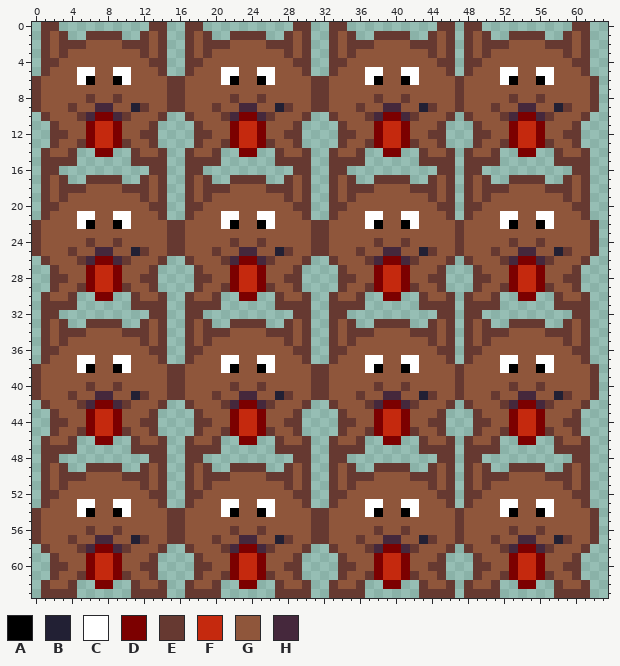
Pixel-art sprite -- Godot/Assets/Player Character/Walk.png. That is the earlier state.
The file is 64x64 pixels.
Palette (. is transparent): A #000000  B #222034  C #ffffff  D #7c0000  E #663931  F #c5290e  G #8f563b  H #45283c
Pixels before (only the part around the change), first column x 41:
 0 ....EE.EE..........EE..
 1 E..EGE.EGE..EEEE..EGE..
 2 GEEEGE.EGEEEGGGGEEEGE..
 3 GGGEGE.EGEGGGGGGGGEGE..
 4 GGGGEE.EEGGGGGGGGGGEE..
 5 CCGGGE.EGGGCCGGCCGGGE..
 6 ACGGGGEGGGGCAGGACGGGGE.
 7 GGGGGGEGGGGGGGGGGGGGGE.
 8 EGGGGGEGGGGGEGGEGGGGGE.
 9 GGBEGGEGGGEGGHHGGBEGGE.
10 HEGGGE.EGGGEHDDHEGGGE..
11 DGGGE...EGGGDFFDGGGE...
12 DGGEE...EEGGDFFDGGEE...
13 DEGGE...EGGEDFFDEGGE...
14 ..EGGE.EGGE..DD..EGGE..
15 ..EEEE.EEEE......EEEE..
16 ....EE.EE..........EE..
17 E..EGE.EGE..EEEE..EGE..
18 GEEEGE.EGEEEGGGGEEEGE..
19 GGGEGE.EGEGGGGGGGGEGE..
20 GGGGEE.EEGGGGGGGGGGEE..
21 CCGGGE.EGGGCCGGCCGGGE..
22 ACGGGGEGGGGCAGGACGGGGE.
23 GGGGGGEGGGGGGGGGGGGGGE.
24 EGGGGGEGGGGGEGGEGGGGGE.
25 GGBEGGEGGGEGGHHGGBEGGE.
26 HEGGGE.EGGGEHDDHEGGGE..
27 DGGGE...EGGGDFFDGGGE...
28 DGGEE...EEGGDFFDGGEE...
29 DEGGE...EGGEDFFDEGGE...
30 ..EGGE.EGGE..DD..EGGE..
31 ..EEEE.EEEE......EEEE..
32 ....EE.EE..........EE..
33 E..EGE.EGE..EEEE..EGE..
34 GEEEGE.EGEEEGGGGEEEGE..
35 GGGEGE.EGEGGGGGGGGEGE..
36 GGGGEE.EEGGGGGGGGGGEE..
37 CCGGGE.EGGGCCGGCCGGGE..
38 ACGGGGEGGGGCAGGACGGGGE.
39 GGGGGGEGGGGGGGGGGGGGGE.
40 EGGGGGEGGGGGEGGEGGGGGE.
41 GGBEGGEGGGEGGHHGGBEGGE.
42 HEGGGE.EGGGEHDDHEGGGE..
43 DGGGE...EGGGDFFDGGGE...
44 DGGEE...EEGGDFFDGGEE...
45 DEGGE...EGGEDFFDEGGE...
46 ..EGGE.EGGE..DD..EGGE..
47 ..EEEE.EEEE......EEEE..
48 ....EE.EE..........EE..
49 E..EGE.EGE..EEEE..EGE..
50 GEEEGE.EGEEEGGGGEEEGE..
51 GGGEGE.EGEGGGGGGGGEGE..
52 GGGGEE.EEGGGGGGGGGGEE..
53 CCGGGE.EGGGCCGGCCGGGE..
54 ACGGGGEGGGGCAGGACGGGGE.
55 GGGGGGEGGGGGGGGGGGGGGE.
56 EGGGGGEGGGGGEGGEGGGGGE.
57 GGBEGGEGGGEGGHHGGBEGGE.
58 HEGGGE.EGGGEHDDHEGGGE..
59 DGGGE...EGGGDFFDGGGE...
60 DGGEE...EEGGDFFDGGEE...
61 DEGGE...EGGEDFFDEGGE...
62 ..EGGE.EGGE..DD..EGGE..
63 ..EEEE.EEEE......EEEE..
The same view after the edit:
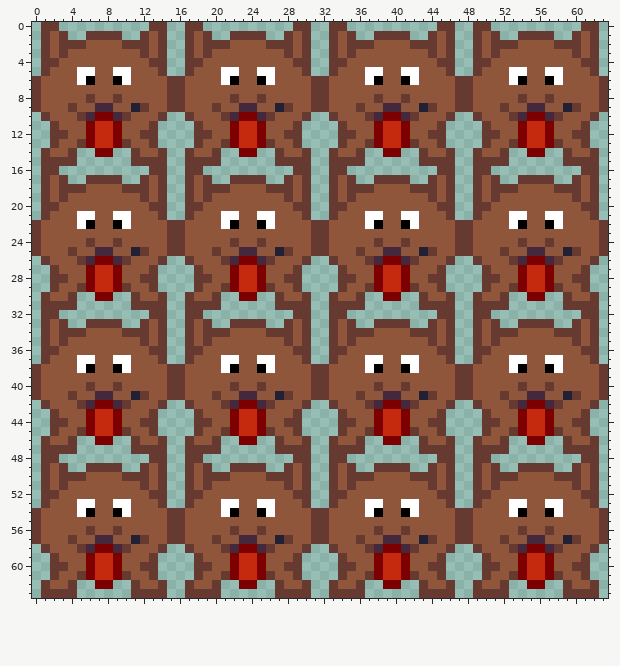
Difference:
Changed rows in their new state; - is an unchanged pixel.
first column x 48:
 0 .-E---------.-E-
 1 .EGE-.---E-.EGE-
 2 .EG--E---G--EGE-
 3 .EGE-------GEGE-
 4 .-E---------G-E-
 5 .E--G-C-G-C--GE-
 6 E---GCA-GAC---GE
 7 E-------------GE
 8 E----GE-GE----GE
 9 E--GE-G-H-GBE-GE
10 .E--GEH-DHE--GE-
11 -.E--GD-FD--GE--
12 -.-E-GD-FD-G-E--
13 -.E-GED-FDE-GE--
14 .E-GE-.-D-.E-GE-
15 .---E-----.---E-
16 .-E---------.-E-
17 .EGE-.---E-.EGE-
18 .EG--E---G--EGE-
19 .EGE-------GEGE-
20 .-E---------G-E-
21 .E--G-C-G-C--GE-
22 E---GCA-GAC---GE
23 E-------------GE
24 E----GE-GE----GE
25 E--GE-G-H-GBE-GE
26 .E--GEH-DHE--GE-
27 -.E--GD-FD--GE--
28 -.-E-GD-FD-G-E--
29 -.E-GED-FDE-GE--
30 .E-GE-.-D-.E-GE-
31 .---E-----.---E-
32 .-E---------.-E-
33 .EGE-.---E-.EGE-
34 .EG--E---G--EGE-
35 .EGE-------GEGE-
36 .-E---------G-E-
37 .E--G-C-G-C--GE-
38 E---GCA-GAC---GE
39 E-------------GE
40 E----GE-GE----GE
41 E--GE-G-H-GBE-GE
42 .E--GEH-DHE--GE-
43 -.E--GD-FD--GE--
44 -.-E-GD-FD-G-E--
45 -.E-GED-FDE-GE--
46 .E-GE-.-D-.E-GE-
47 .---E-----.---E-
48 .-E---------.-E-
49 .EGE-.---E-.EGE-
50 .EG--E---G--EGE-
51 .EGE-------GEGE-
52 .-E---------G-E-
53 .E--G-C-G-C--GE-
54 E---GCA-GAC---GE
55 E-------------GE
56 E----GE-GE----GE
57 E--GE-G-H-GBE-GE
58 .E--GEH-DHE--GE-
59 -.E--GD-FD--GE--
60 -.-E-GD-FD-G-E--
61 -.E-GED-FDE-GE--
62 .E-GE-.-D-.E-GE-
63 .---E-----.---E-
Changed places in both pictures, as pixel boxes (x1, y1, x2, y2):
changed: (464, 22, 608, 598)
